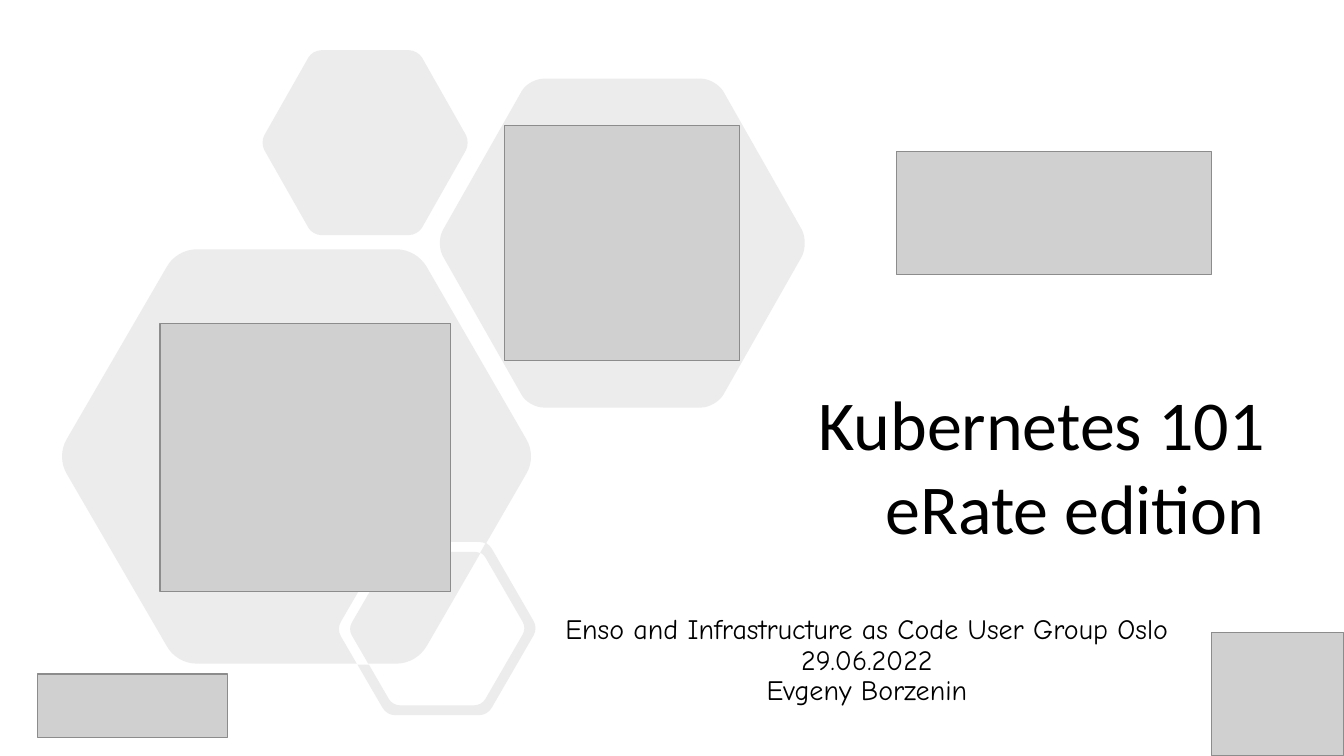
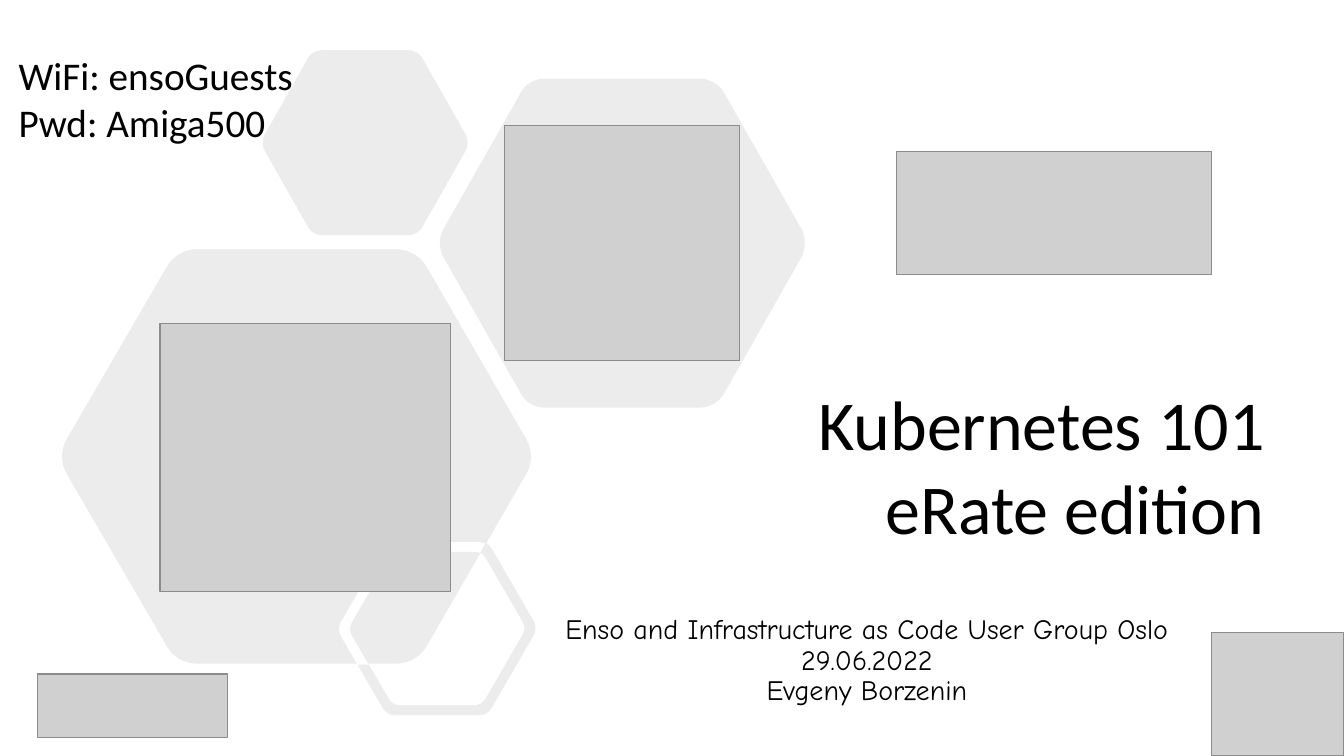
Before and after one commit to Infrastructure-AsCode/aks-101, a slide deck: slide 1 of slides/k8s-101.pptx. Drawn at 1344x756 pixels with LibreOffice and Linux fonts; fonts in the diff are those of the drawing; grey boxes stand for pictures. Boxes give left, top, right and bottom in pixels: in the first picture for what was removed or moved away, otherwise in the second. Text is boxed around its words. In the diff, an @@ line names an element or a change of style, - is before the commit and + after.

```diff
--- a/slides/k8s-101.pptx
+++ b/slides/k8s-101.pptx
@@ text added at [19, 63, 293, 144], 28 pt, text #000000 @@
+WiFi: ensoGuests
+Pwd: Amiga500
```
Also in this commit, not shown: 4 slides added, 1 slide removed, 13 other files.
